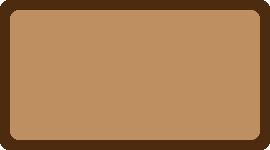
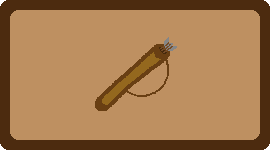
Layered file, before and after one edit (270x150). Changes by layer:
showed group "MainHandCardArt" (7 layers) over [95, 37, 177, 111]
showed group "OffHandCardArt" (6 layers) over [95, 37, 177, 111]
added layer "QuiverCardArt" in group "OffHandCardArt" over [95, 37, 177, 111]
